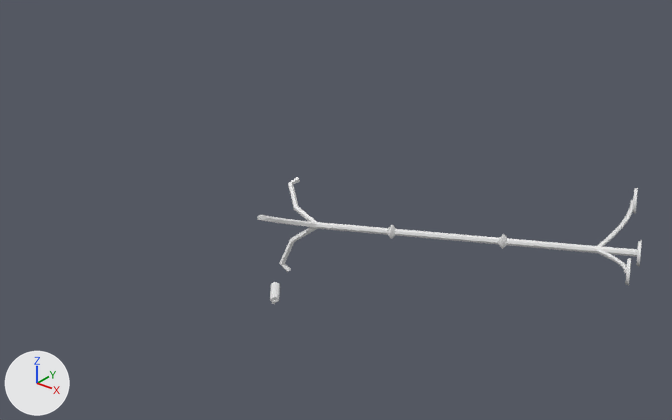
The glTF model godot/assets/props/modelle/kerzenstaender_kaputt.glb: old version first, new version second.
Camera for both pictures: a camera (50 mm lens) standing at (2.4, -2.6, 1.82) and looking at (0.15, 0.21, 0.08). The axes (+X, +Y, +Z) are drawn at lower left. The lights are the same throughout. The picture after the commit comes second. Materials are left out; every surface is plain grey. Vertices at exactly the same position are counted once.

In view in the first picture: 'kerzenstaender_kaputt'.
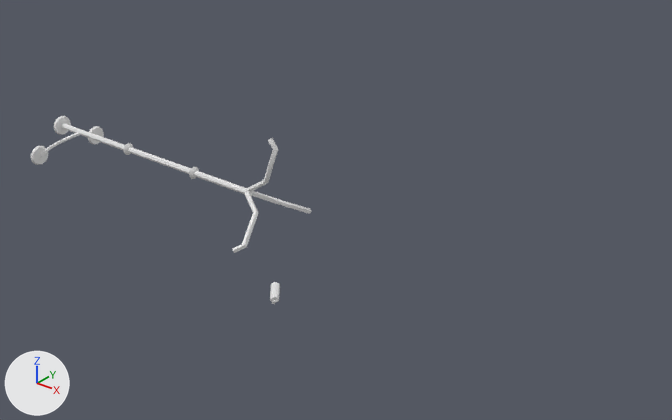
Where the change shows, as pixel boxes [x1, y1, x2, y2] in the pictures (672 x 420 px; the box of a moved part takes in the faces that stretch with it):
'kerzenstaender_kaputt', reshaped (27% narrower, 48% taller): before [257, 177, 642, 304]; after [31, 116, 312, 304]
part 1 of me_kerzenstaender_kaputt, moved or reshaped: before [310, 222, 637, 257]; after [61, 123, 253, 196]
part 2 of me_kerzenstaender_kaputt, moved or reshaped: before [387, 225, 396, 239]; after [189, 167, 199, 179]
part 3 of me_kerzenstaender_kaputt, moved or reshaped: before [498, 234, 507, 249]; after [123, 143, 133, 155]
part 4 of me_kerzenstaender_kaputt, moved or reshaped: before [636, 240, 642, 267]; after [54, 116, 71, 135]
part 5 of me_kerzenstaender_kaputt, moved or reshaped (not visible afterwards): before [597, 200, 633, 247]
part 6 of me_kerzenstaender_kaputt, moved or reshaped: before [632, 188, 638, 214]; after [88, 126, 104, 144]
part 7 of me_kerzenstaender_kaputt, moved or reshaped: before [596, 248, 627, 273]; after [40, 132, 80, 157]
part 8 of me_kerzenstaender_kaputt, moved or reshaped: before [625, 258, 631, 286]; after [31, 146, 48, 165]
part 9 of me_kerzenstaender_kaputt, moved or reshaped: before [257, 177, 317, 272]; after [232, 138, 312, 253]

What the commit changed:
me_kerzenstaender_kaputt is used by ob_kerzenstaender_kaputt; location (0.0, 0.0, 0.0).
me_kerzenstaender_kaputt had 436 vertices, 808 faces and spanned x -0.08..1.43, y -0.44..0.65, z -0.18..0.37.
me_kerzenstaender_kaputt now has 436 vertices, 808 faces and spans x -1.46..0.37, y -0.44..0.25, z -0.01..0.43.
me_kerzenstaender_kaputt part 1: the loose piece of 32 vertices spanning x 0.14..1.36, y 0.04..0.51, z 0.06..0.18 is multiplied about its middle by the matrix ((-0.937, -0.341, -0.07), (-0.342, 0.94, 0.0), (0.066, 0.024, -0.998)), then moved by (-1.55, -0.27, 0.03).
me_kerzenstaender_kaputt part 2: the loose piece of 12 vertices spanning x 0.44..0.5, y 0.14..0.2, z 0.06..0.12 is scaled about its middle by (-0.793, 1.01, -1), then moved by (-0.97, -0.17, 0.06).
me_kerzenstaender_kaputt part 3: the loose piece of 12 vertices spanning x 0.86..0.92, y 0.3..0.35, z 0.1..0.16 is multiplied about its middle by the matrix ((-0.937, -0.341, -0.07), (-0.342, 0.94, 0.0), (0.066, 0.024, -0.998)), then moved by (-1.84, -0.32, 0.02).
me_kerzenstaender_kaputt part 4: the loose piece of 50 vertices spanning x 1.34..1.39, y 0.45..0.55, z 0.11..0.21 is scaled about its middle by (-0.214, 1.06, -1), then moved by (-2.82, -0.5, -0.01).
me_kerzenstaender_kaputt part 5: the loose piece of 35 vertices spanning x 1.21..1.29, y 0.44..0.6, z 0.14..0.32 is multiplied about its middle by the matrix ((-0.937, -0.341, -0.07), (-0.341, 0.856, 0.388), (-0.073, 0.388, -0.919)), then moved by (-2.61, -0.43, -0.13).
me_kerzenstaender_kaputt part 6: the loose piece of 50 vertices spanning x 1.26..1.31, y 0.55..0.65, z 0.27..0.37 is scaled about its middle by (-0.214, 1.06, -1), then moved by (-2.71, -0.42, -0.27).
me_kerzenstaender_kaputt part 7: the loose piece of 35 vertices spanning x 1.21..1.4, y 0.29..0.45, z 0.14..0.19 is multiplied about its middle by the matrix ((-0.937, -0.341, -0.07), (-0.341, 0.856, 0.388), (-0.073, 0.388, -0.919)), then moved by (-2.67, -0.46, -0.07).
me_kerzenstaender_kaputt part 8: the loose piece of 50 vertices spanning x 1.38..1.43, y 0.25..0.35, z 0.13..0.23 is scaled about its middle by (-0.214, 1.06, -1), then moved by (-2.83, -0.47, -0.13).
me_kerzenstaender_kaputt part 9: 60 of 436 vertices moved; they spanned x -0.08..0.18, y -0.19..0.2, z -0.18..0.19 and now span x -0.19..0.01, y -0.25..0.25, z 0.0..0.43; mean shift (-0.13, -0.02, 0.09); largest move (0.04, 0.01, -0.18) -> (-0.02, 0.0, 0.43).
